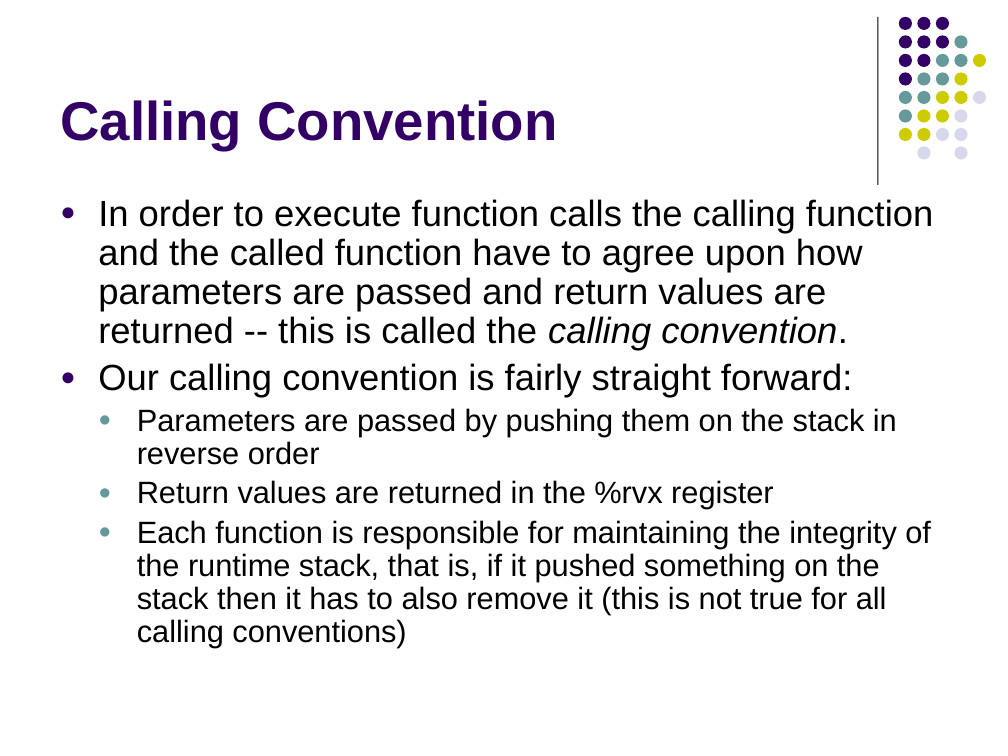
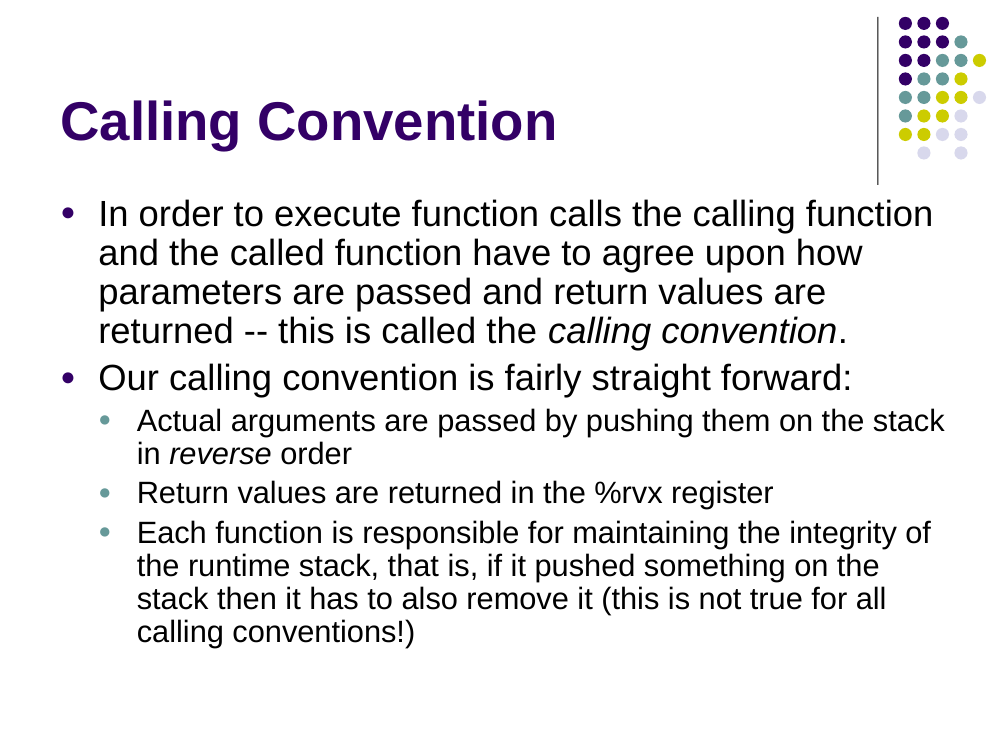
Before and after one commit to lutzhamel/CSC402, a slide deck: slide 8 of csc402-ln014.pptx (slide 6 before the commit). Drawn at 1008x756 pixels with LibreOffice and Linux fonts; fonts in the diff are those of the drawing. Boxes give left, top, right and bottom in pixels: in the first picture for what was removed or moved away, otherwise in the second. Text is boxed around its words. In the diff, an @@ line names an element or a change of style, - is before the commit and + after.

```diff
--- a/csc402-ln014.pptx
+++ b/csc402-ln014.pptx
@@ text at [137,408,945,465]: text changed @@
-  ● Parameters are passed by pushing them on the stack in reverse order
+  ● Actual arguments are passed by pushing them on the stack in reverse order
@@ text at [137,520,931,648]: text changed @@
-  ● Each function is responsible for maintaining the integrity of the runtime stack, that is, if it pushed something on the stack then it has to also remove it (this is not true for all calling conventions)
+  ● Each function is responsible for maintaining the integrity of the runtime stack, that is, if it pushed something on the stack then it has to also remove it (this is not true for all calling conventions!)
```
Also in this commit, not shown: 8 other slides changed, 1 slide added, 11 other files.
